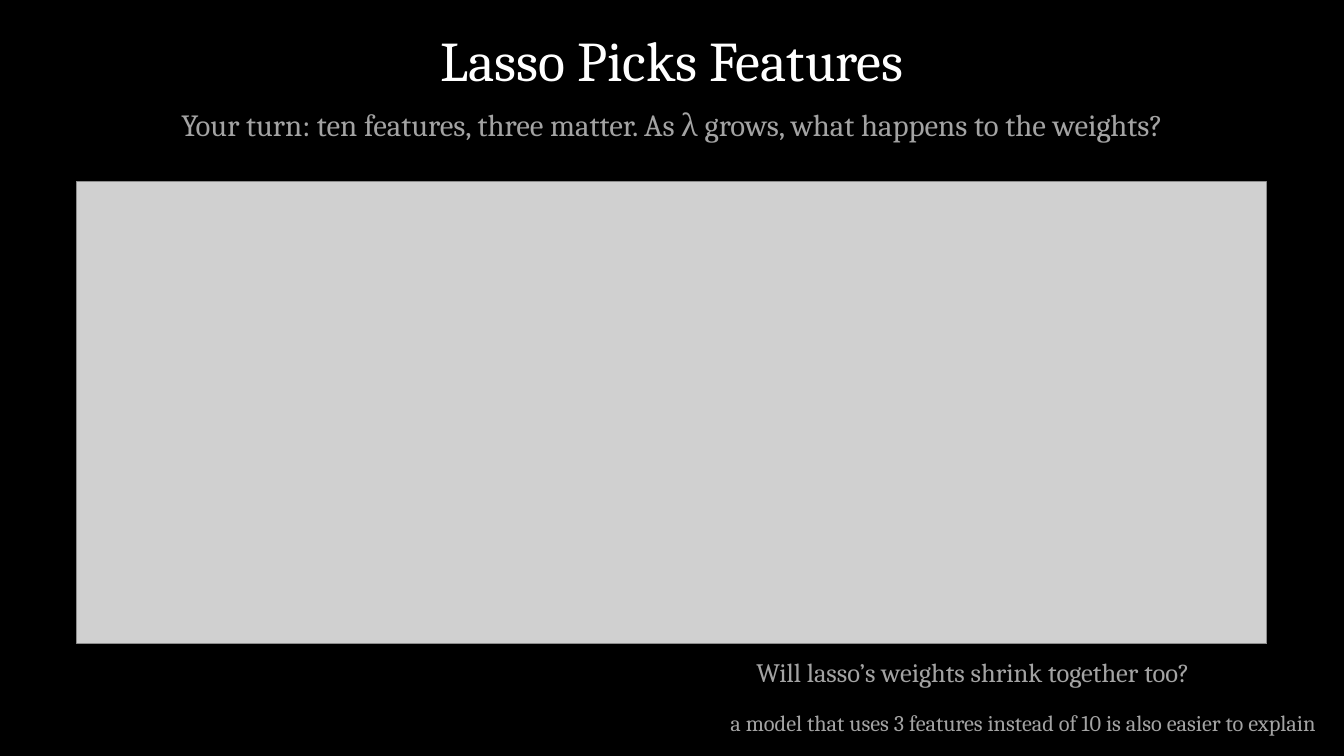
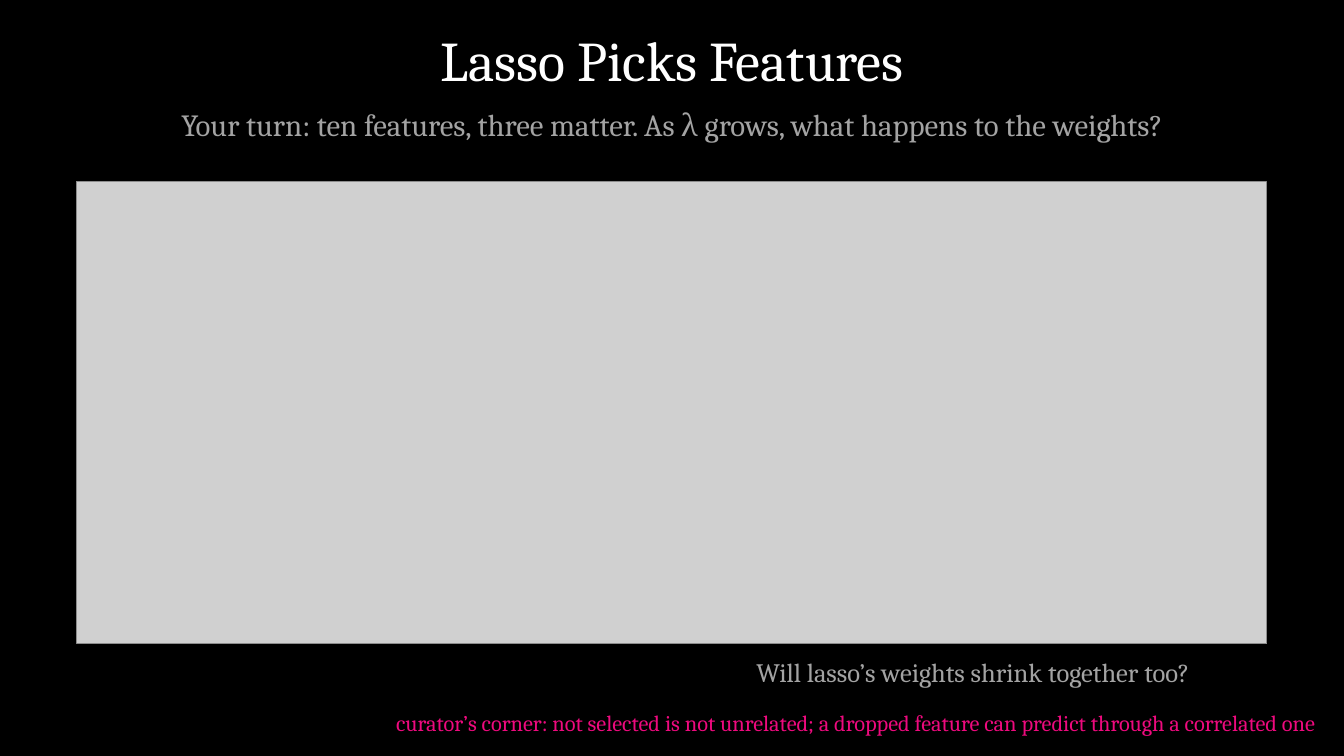
Before and after one commit to myscience/intro-ml-mdmc-2026, a slide deck: slide 38 of slides/Day2_Not_Fooling_Yourself.pptx (slide 37 before the commit). Drawn at 1344x756 pixels with LibreOffice and Linux fonts; fonts in the diff are those of the drawing; grey boxes stand for pictures. Boxes give left, top, right and bottom in pixels: in the first picture for what was removed or moved away, otherwise in the second. Text is boxed around its words. In the diff, an @@ line names an element or a change of style, - is before the commit and + after.

```diff
--- a/slides/Day2_Not_Fooling_Yourself.pptx
+++ b/slides/Day2_Not_Fooling_Yourself.pptx
@@ text at [396,715,1315,736]: text changed; text colour #A3A3A3 to #EE0A7E @@
-a model that uses 3 features instead of 10 is also easier to explain
+curator’s corner: not selected is not unrelated; a dropped feature can predict through a correlated one
```
Also in this commit, not shown: 5 other slides changed, 4 slides added, 1 other file.
